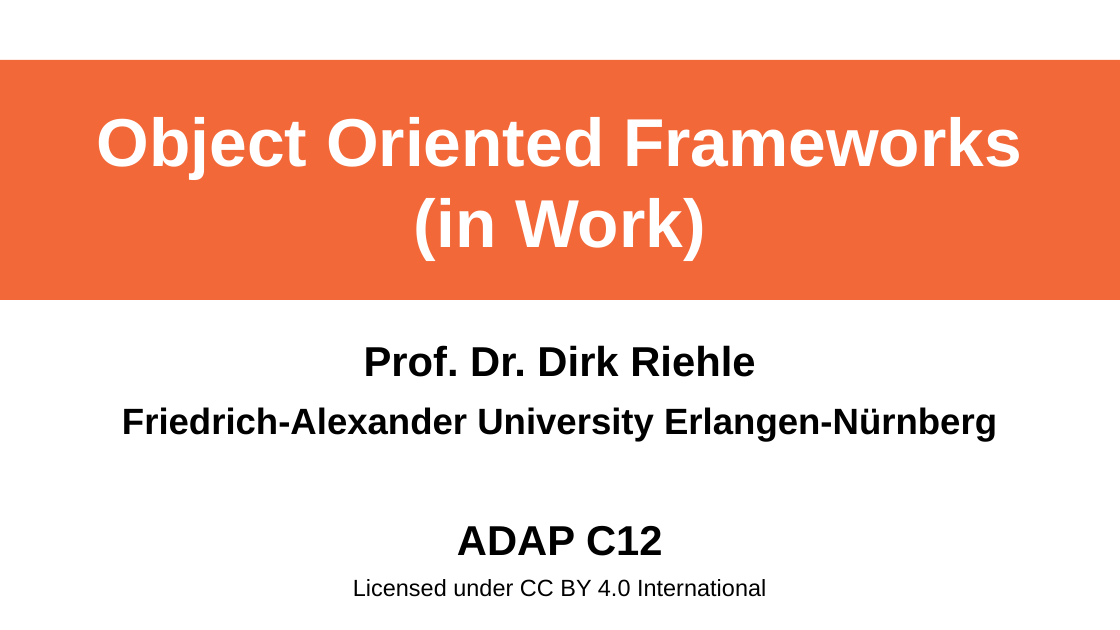
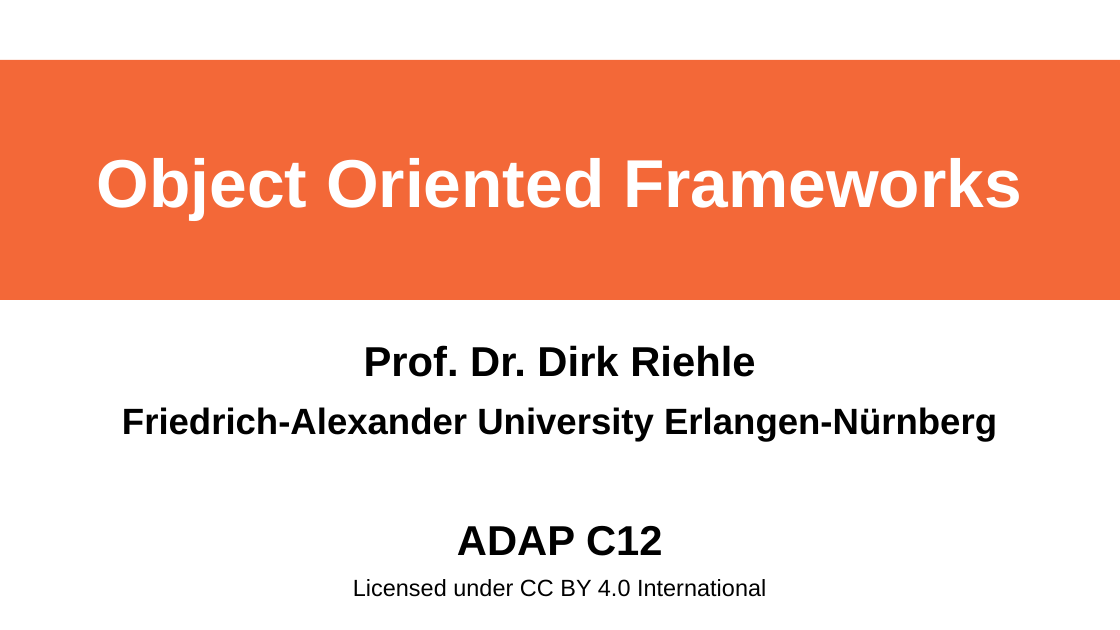
Before and after one commit to dirkriehle/adap-course, a slide deck: slide 1 of Lecture Slides/ADAP C12 - Object-oriented Frameworks.odp. Drawn at 1120x630 pixels with LibreOffice and Linux fonts; fonts in the diff are those of the drawing. Boxes give left, top, right and bottom in pixels: in the first picture for what was removed or moved away, otherwise in the second. Text is boxed around its words. In the diff, an @@ line names an element or a change of style, - is before the commit and + after.

Commit message:
Some progress on final slide deck re: object oriented frameworks

```diff
--- a/Lecture Slides/ADAP C12 - Object-oriented Frameworks.odp
+++ b/Lecture Slides/ADAP C12 - Object-oriented Frameworks.odp
@@ title at <box>97,158,1022,220</box>: text changed @@
-Object Oriented Frameworks
-(in Work)
+Object Oriented Frameworks
```
Also in this commit, not shown: 6 other slides changed, 8 slides added, 1 slide removed, 1 other file.
